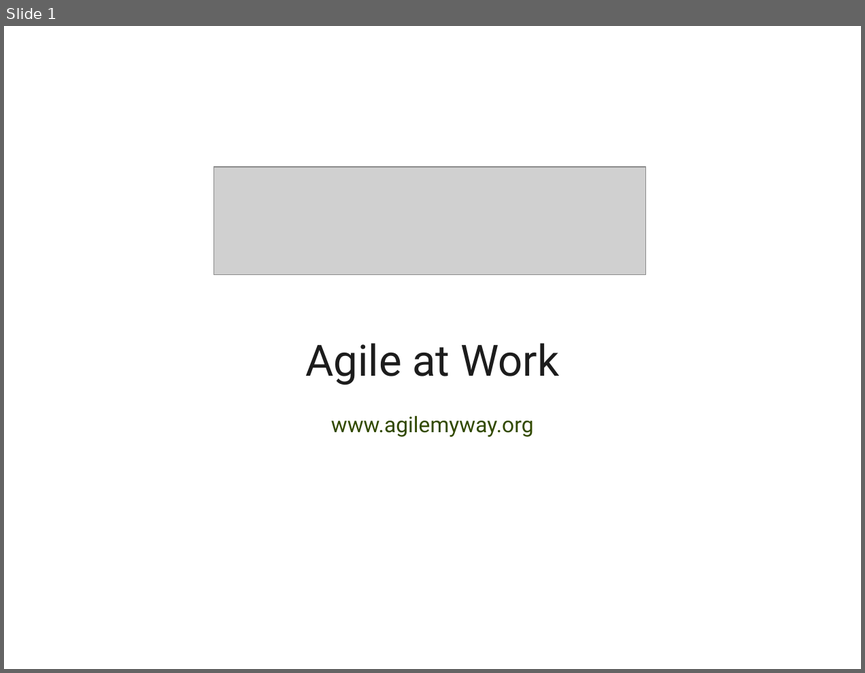
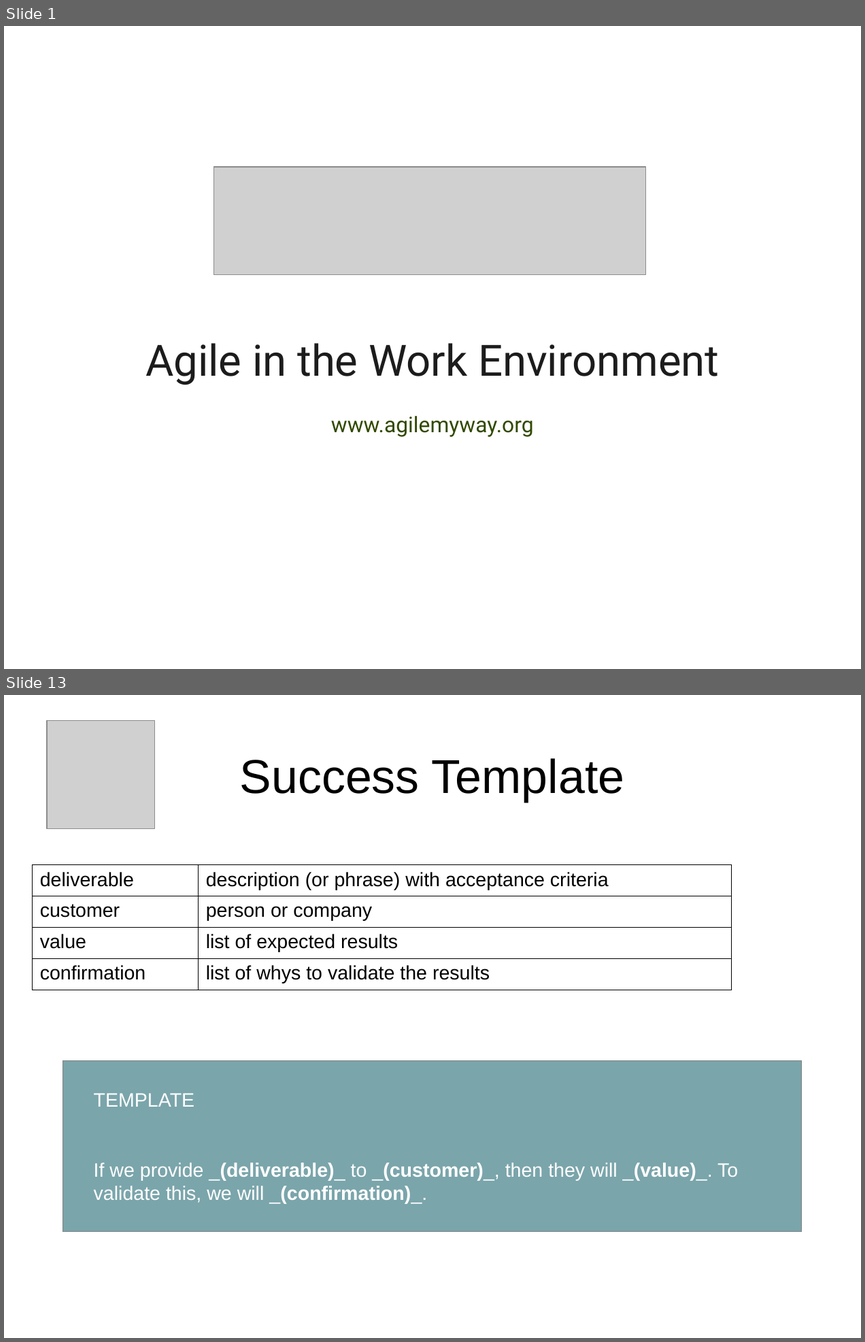
Before and after one commit to dsietz/agile-my-way, a slide deck: doc/Agile at Work.odp. Shown one above the other, each under a label of ours: slide 1 before the commit, slides 1 and 13 after it; the slides between them are not shown. The pictures are 865x673 and 865x1342 pixels, drawn with LibreOffice and Linux fonts; fonts in the diff are those of the drawing; grey boxes stand for pictures. Boxes give left, top, right and bottom in pixels: in the first picture for what was removed or moved away, otherwise in the second. Text is boxed around its words. In the diff, an @@ line names an element or a change of style, - is before the commit and + after.

Commit message:
added the Agile at Work presentation

```diff
--- a/doc/Agile at Work.odp
+++ b/doc/Agile at Work.odp
@@ slide 13 added at box(4, 695, 861, 1338), background #FFFFFF @@
@@ picture added at box(47, 721, 155, 829) @@
@@ title added at box(240, 758, 624, 802), 44 pt, text #000000 @@
+Success Template
@@ table added at box(32, 864, 731, 986), 4 rows, 2 columns @@
+deliverable | description (or phrase) with acceptance criteria
+customer | person or company
+value | list of expected results
+confirmation | list of whys to validate the results
@@ rectangle added at box(63, 1060, 802, 1232), fill #7AA5AB, outline #808080 0 pt @@
@@ text added at box(94, 1093, 738, 1204), 18 pt, text #FFFFFF @@
+TEMPLATE
+If we provide _(deliverable)_ to _(customer)_, then they will _(value)_. To validate this, we will _(confirmation)_.
@@ slide 1 changed as well @@
@@ text at box(145, 343, 719, 385): text changed @@
-Agile at Work
+Agile in the Work Environment
```
Also in this commit, not shown: 1 other slide changed, 37 other slides added, 1 slide removed, 2 other files.
